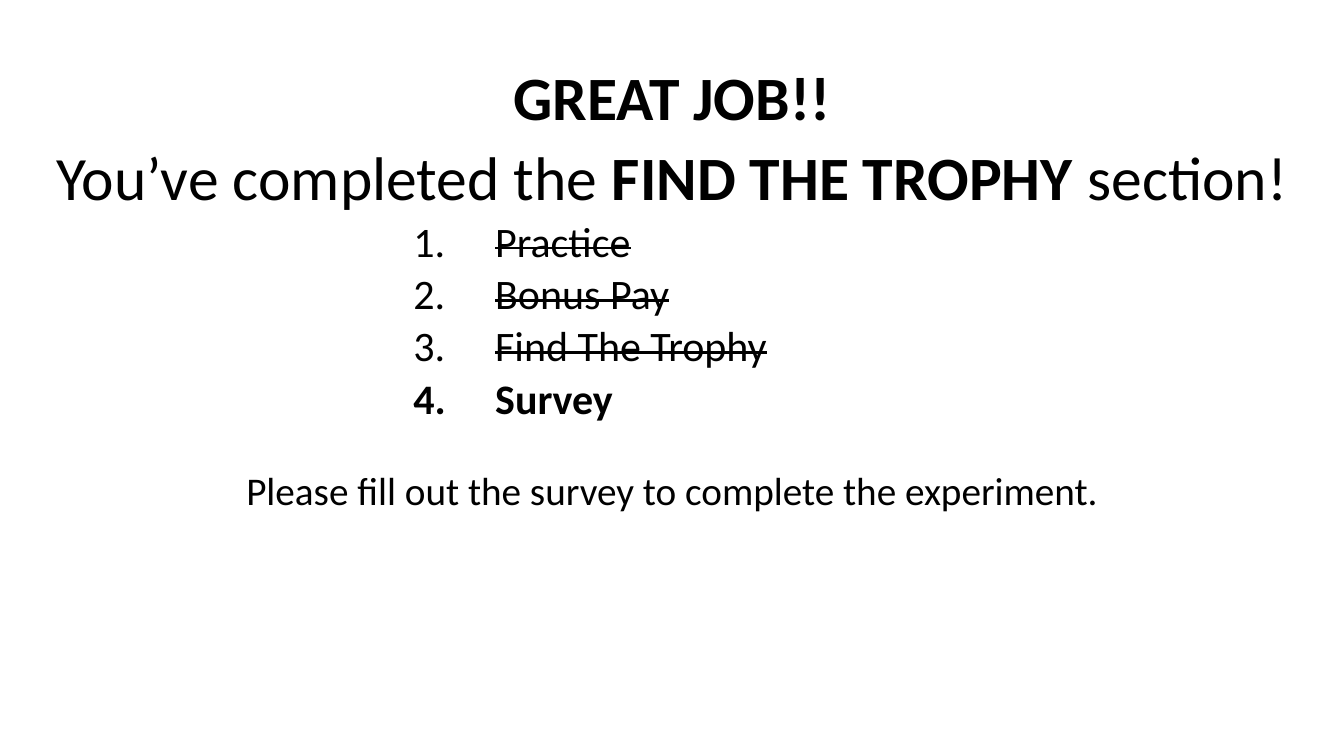
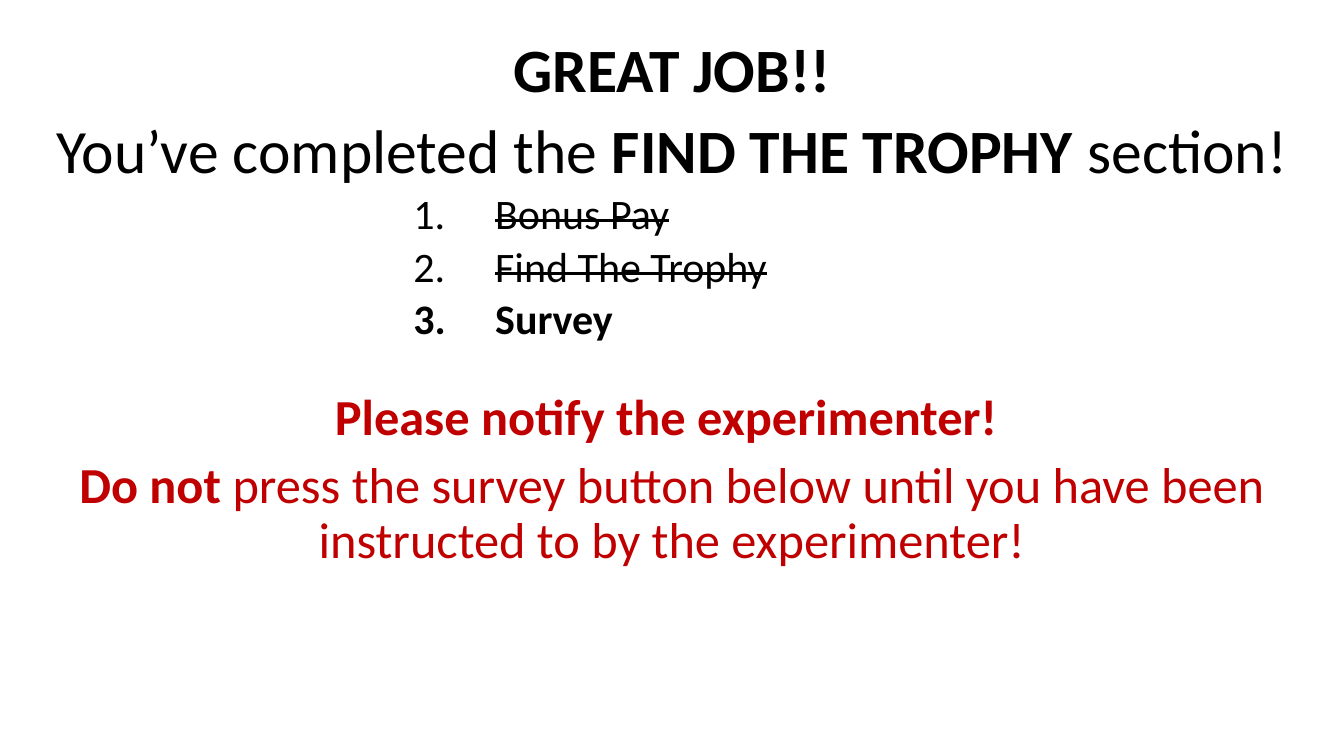
Before and after one commit to kbnealy/OpenMaze, a slide deck: slide 8 of Assets/StreamingAssets/2D_Objects/ID/WaterMaze_Online_Threshold.pptx. Drawn at 1344x756 pixels with LibreOffice and Linux fonts; fonts in the diff are those of the drawing. Boxes give left, top, right and bottom in pixels: in the first picture for what was removed or moved away, otherwise in the second. Text is boxed around its words. In the diff, an @@ line names an element or a change of style, - is before the commit and + after.

Commit message:
Updated Test and Trophy Instructions

```diff
--- a/Assets/StreamingAssets/2D_Objects/ID/WaterMaze_Online_Threshold.pptx
+++ b/Assets/StreamingAssets/2D_Objects/ID/WaterMaze_Online_Threshold.pptx
@@ text "GREAT JOB!!": place and size @@
-text "GREAT JOB!!" at box(56, 78, 1288, 512)
+text "GREAT JOB!!" at box(56, 50, 1288, 566)
@@ text at box(495, 228, 630, 258): paragraph removed @@
-                1. Practice
@@ text at box(79, 399, 1264, 566): text changed; size 28 to 36 pt; text colour #000000 to #C00000 @@
-Please fill out the survey to complete the experiment.
+Please notify the experimenter!
+Do not press the survey button below until you have been instructed to by the experimenter!
```
Also in this commit, not shown: 1 other slide changed, 1 slide removed, 24 other files.
